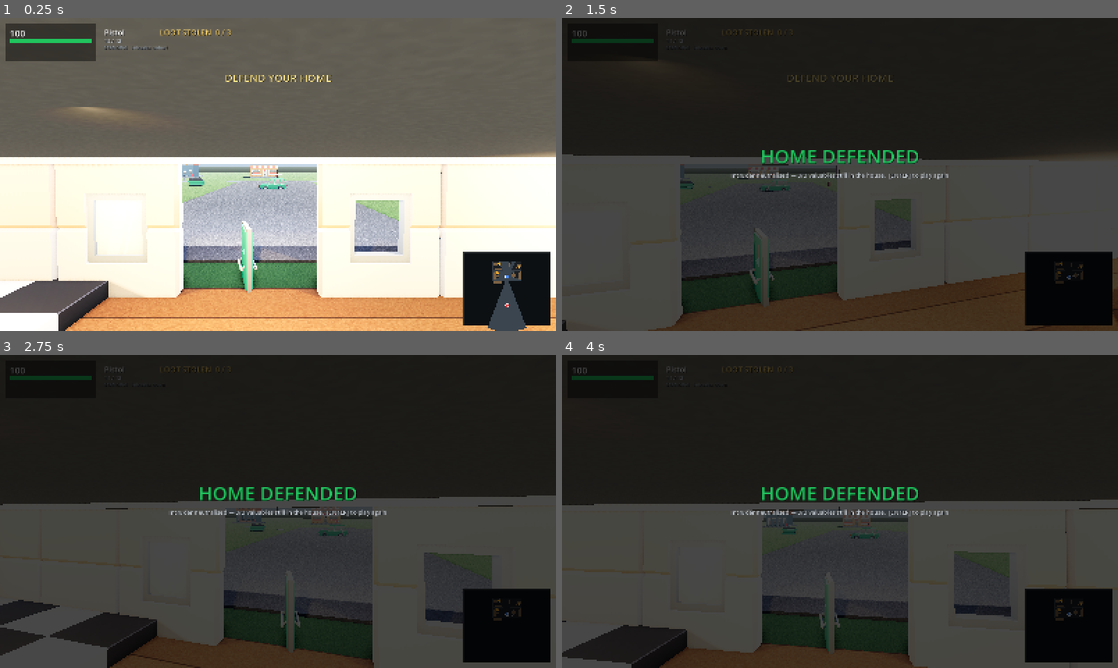
Above: before the commit, frames 1-4 (two rows, left to right).
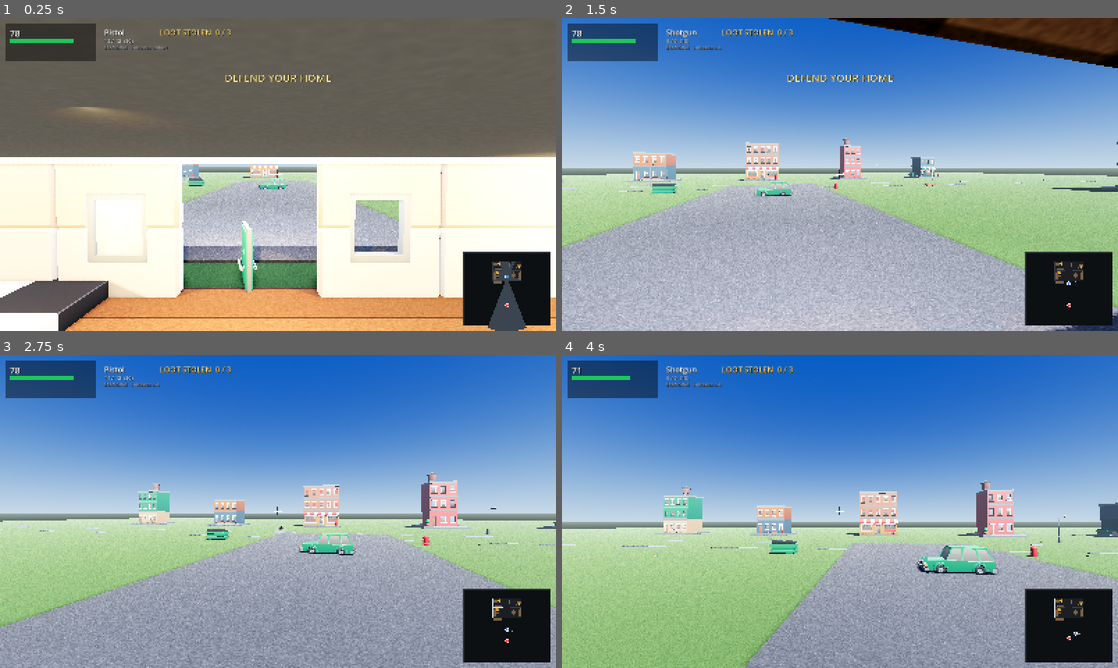
Above: after the commit, the same moments.

Repository: richardbrandel/home-invasion-godot
Game: Godot game, scene res://scenes/main.tscn
The game is run twice, just before and just after one commit, with the same random seed, the same clock (stepped at 60 frames per second) and the same inputs.
Inputs (mouse positions are in pixels of both pictures, inside the frame that each line leads up to):
- Up to frame 1 (0.25 s): no input
- Up to frame 2 (1.5 s): tap Enter at 0.5 s; move the mouse to (834, 180) at 0.52 s; hold W from 0.53 s (still down); tap 1 at 0.6 s; click (834, 180) at 0.67 s; tap 2 at 0.8, 1.35 s; move the mouse to (878, 177) at 1.27 s
- Up to frame 3 (2.75 s): keep holding W; tap R at 1.55, 2.1 s; move the mouse to (233, 508) at 2.02 s; tap 1 at 2.3 s
- Up to frame 4 (4 s): move the mouse to (845, 511) at 2.77 s; release W at 2.78 s; hold A 2.78-3.53 s; tap 1 at 2.85 s; click (845, 511) at 2.92 s; tap 2 at 3.05, 3.6 s; move the mouse to (817, 505) at 3.52 s; hold W from 3.53 s (still down); tap R at 3.8 s

The runs differ from the first frame. In frame 1, less than 0.1% of the frame differs, in the area x 1-24%, y 4-9%; in frame 2, 95%; in frame 3, 97%, in the area x 0-100%, y 0-100%; in frame 4, 97%.

Commit message:
Make ammunition a resource, and finish audit item 10
Four complaints from the audit's combat cluster, the last of them.

AMMUNITION. Reloads conjured a full magazine from nowhere, so ammunition was not a
resource and the correct play was never to think about it. You now own a reserve for the
round — 36 pistol, 18 shotgun — and a reload draws from it. AND EACH WEAPON KEEPS ITS OWN
MAGAZINE: switching used to hand you a full one, so however tight the reserve was, tapping
1 then 2 refilled you and the reserve was decorative.

The reload moved into sim.gd (`load_magazine` / `can_load_magazine`) so it can be tested
headlessly — the reserve is a gameplay rule and the game layer is not reachable from the
harness. Eight new tests, including that a partial reload takes only the shortfall, that the
last rounds still load, and that an empty reserve loads nothing.

NOT A BULLET SPONGE. 100 hp against 26 a pistol round, and that number predated hit
locations. At 78 he takes three torso hits, or one head shot, or a face full of shot. The
HUD reads him against THIEF_MAX_HP rather than a literal 100.

SHOTGUN PELLETS LOSE ENERGY. They did full damage at any range, so a shotgun was as lethal
across the room as at the door. Falloff now runs to 22% at 28 m.

HIS ACCURACY FLOOR IS GONE. A 55% hit rate at ANY range meant keeping your distance bought
you nothing. It now falls off at 3.5% per metre with a 5% floor, so distance is worth having.

TWO TRAPS, BOTH COSTING TIME. `static func reload()` does NOT shadow GDScript's built-in
`reload()` — the call resolves to the global one and fails with a type error that reads like
a bug in the caller. Renamed. And a runtime error inside a SceneTree script's `_init` leaves
the tree running FOREVER with no output, which looks exactly like a hang: `timeout` also does
not exist on macOS, so the first diagnosis was wrong twice over.

61 sim tests, 38 actor tests, heist 7/7, wallshot clean, hit zones clean.

Diff:
--- a/scripts/game.gd
+++ b/scripts/game.gd
@@ -668,20 +668,12 @@
 		elif event.keycode == KEY_ENTER and state != "play":
 			reset()
 		elif event.keycode == KEY_1 and state == "play":
-			player["weapon"] = "pistol"
-			player["mag"] = Sim.WEAPONS["pistol"]["mag"]
-			player["reloading"] = 0.0
-			if player_actor != null:
-				player_actor.set_weapon("pistol")
+			_switch_weapon("pistol")
 		elif event.keycode == KEY_2 and state == "play":
-			player["weapon"] = "shotgun"
-			player["mag"] = Sim.WEAPONS["shotgun"]["mag"]
-			player["reloading"] = 0.0
-			if player_actor != null:
-				player_actor.set_weapon("shotgun")
+			_switch_weapon("shotgun")
 		elif event.keycode == KEY_R and state == "play":
 			var spec: Dictionary = Sim.WEAPONS[player["weapon"]]
-			if player["reloading"] <= 0.0 and player["mag"] < spec["mag"]:
+			if player["reloading"] <= 0.0 and Sim.can_load_magazine(player):
 				player["reloading"] = spec["reload"]
 				# Actor.RELOAD was merged into every character from the beginning and
 				# referenced nowhere — a clip the project paid for and never played.
@@ -709,6 +701,19 @@
 	if Input.is_key_pressed(KEY_D) or Input.is_key_pressed(KEY_RIGHT):
 		v.x += 1.0
 	return v.normalized() if v.length() > 1.0 else v
+
+
+## Each weapon keeps its OWN magazine. Switching used to hand you a full one, so however
+## tight the reserve was, tapping 1 / 2 refilled you and ammunition was never a resource.
+func _switch_weapon(w: String) -> void:
+	if String(player["weapon"]) == w:
+		return
+	(player["mags"] as Dictionary)[String(player["weapon"])] = int(player["mag"])
+	player["weapon"] = w
+	player["mag"] = int((player["mags"] as Dictionary).get(w, 0))
+	player["reloading"] = 0.0
+	if player_actor != null:
+		player_actor.set_weapon(w)
 
 
 # ------------------------------------------------------------------- update
@@ -769,7 +774,8 @@
 		if player["reloading"] > 0.0:
 			player["reloading"] -= delta
 			if player["reloading"] <= 0.0:
-				player["mag"] = Sim.WEAPONS[player["weapon"]]["mag"]
+				# out of the reserve, not out of thin air
+				Sim.load_magazine(player)
 		player["cd"] -= delta
 		if fire_held and player["cd"] <= 0.0 and player["reloading"] <= 0.0 \
 		and player["mag"] > 0:
@@ -885,8 +891,10 @@
 					# continuing through to you
 					_add_tracer(shot_from, wall["position"])
 					_add_impact(wall["position"], wall["normal"], false, false)
-				elif randf() <= clampf(1.0 - shot_from.distance_to(shot_to) * 0.02,
-						0.55, 1.0):
+				# No floor. The old 0.55 meant he hit better than half the time at any
+				# range, so keeping your distance bought you nothing.
+				elif randf() <= clampf(1.0 - shot_from.distance_to(shot_to) * 0.035,
+						0.05, 1.0):
 					_add_tracer(shot_from, shot_to)
 					Sim.damage_player(player, Sim.THIEF_DAMAGE, events)
 				else:
@@ -1157,7 +1165,10 @@
 					mult = float(HIT_ZONES[zone]["mult"])
 					_last_zone = String(HIT_ZONES[zone]["name"])
 				_last_mult = mult
-				Sim.damage_thief(thief, float(spec["dmg"]) * mult, events)
+				# Shot loses energy with distance. Pellets were doing their full damage
+				# at any range, so a shotgun was as lethal across the room as at the door.
+				var falloff: float = clampf(1.0 - origin.distance_to(end) / 28.0, 0.22, 1.0)
+				Sim.damage_thief(thief, float(spec["dmg"]) * mult * falloff, events)
 			# A mark on whatever it struck. The hit point has always been computed and then
 			# used ONLY as the tracer's end, so emptying a shotgun into a wardrobe left no
 			# sign of it — the single biggest reason shooting felt like it was happening to
@@ -1166,7 +1177,7 @@
 				int(spec["pellets"]) > 1, hit_thief)
 		_add_tracer(muzzle, end)
 	_drain_events()
-	if player["mag"] <= 0:
+	if player["mag"] <= 0 and Sim.can_load_magazine(player):
 		player["reloading"] = spec["reload"]
 		if player_actor != null:
 			player_actor.play_for(Actor.RELOAD, float(spec["reload"]))
@@ -1530,7 +1541,8 @@
 		else (Color(0.96, 0.62, 0.04) if player["hp"] > 25.0 else Color(0.94, 0.27, 0.27))
 	_lbl_weapon.text = spec["name"]
 	_lbl_ammo.text = "reloading" if player["reloading"] > 0.0 \
-		else "%d / %d" % [int(player["mag"]), int(spec["mag"])]
+		else "%d / %d  (%d)" % [int(player["mag"]), int(spec["mag"]),
+			int((player["reserve"] as Dictionary).get(String(player["weapon"]), 0))]
 	var stance := "STANDING"
 	if player["crouching"]:
 		stance = "CROUCHING"
@@ -1542,8 +1554,8 @@
 	# "running" is fair — a man breaking off and bolting is not subtle.
 	var tstate := "down" if not thief["alive"] else (
 		"running" if String(thief["mode"]) == "flee" else (
-			"hurting" if thief["hp"] <= 40.0 else (
-				"hit" if thief["hp"] < 100.0 else "unhurt")))
+			"hurting" if thief["hp"] <= Sim.THIEF_MAX_HP * 0.4 else (
+				"hit" if thief["hp"] < Sim.THIEF_MAX_HP else "unhurt")))
 	if _shot_fire or _shot_walk or _shot_frames != -1:
 		# capture mode only: the raw numbers underneath the state, so AI and movement can be
 		# read straight out of a frame instead of guessed at
--- a/scripts/sim.gd
+++ b/scripts/sim.gd
@@ -129,6 +129,15 @@
 const THIEF_RADIUS := 0.42
 const THIEF_HEALTH := 100
 const THIEF_DAMAGE := 7
+## The intruder's health. 100 against 26 a pistol round made him a bullet sponge, which is
+## the audit's complaint, and it was measured BEFORE hit locations existed. At 78 he takes
+## three torso hits (26 each) or one head shot (x4.0) or a face full of shot, which is about
+## what a person takes. The HUD reads him against THIS rather than a literal 100.
+const THIEF_MAX_HP := 78.0
+## Reserve ammunition. Reloads used to conjure a full magazine from nowhere, so ammunition
+## was not a resource and the correct play was never to think about it. These are the total
+## rounds you own for the round, magazine included.
+const RESERVE := {"pistol": 36, "shotgun": 18}
 const THIEF_SIGHT := 26.0
 ## Roughly 200 degrees of awareness, and no reliable sense of what is directly behind
 ## him. Without this he spotted a player standing at his back and shot him instantly.
@@ -460,10 +469,34 @@
 static func create_player() -> Dictionary:
 	return {
 		"pos": Vector2(0, -10.6), "yaw": 0.0, "pitch": 0.24,
-		"hp": 100.0, "alive": true, "weapon": "pistol",
+		"hp": THIEF_MAX_HP, "alive": true, "weapon": "pistol",
 		"crouching": false, "sprinting": false, "vel": Vector2.ZERO,
-		"mag": 12, "cd": 0.0, "reloading": 0.0,
+		"mag": 12, "mags": {"pistol": 12, "shotgun": 6},
+		"reserve": RESERVE.duplicate(), "cd": 0.0, "reloading": 0.0,
 	}
+
+## Load the current weapon's magazine out of the reserve. Returns true if anything moved.
+##
+## In sim.gd rather than game.gd so it can be tested headlessly: the reserve is a gameplay
+## rule, and the game layer is not reachable from the test harness.
+static func load_magazine(player: Dictionary) -> bool:
+	var w := String(player["weapon"])
+	var want := int(WEAPONS[w]["mag"])
+	var have := int((player["reserve"] as Dictionary).get(w, 0))
+	if have <= 0 or int(player["mag"]) >= want:
+		return false
+	var take := mini(want - int(player["mag"]), have)
+	player["mag"] = int(player["mag"]) + take
+	(player["reserve"] as Dictionary)[w] = have - take
+	(player["mags"] as Dictionary)[w] = int(player["mag"])
+	return true
+
+
+static func can_load_magazine(player: Dictionary) -> bool:
+	var w := String(player["weapon"])
+	return int((player["reserve"] as Dictionary).get(w, 0)) > 0 \
+		and int(player["mag"]) < int(WEAPONS[w]["mag"])
+
 
 static func create_thief() -> Dictionary:
 	return {
--- a/test/test_sim.gd
+++ b/test/test_sim.gd
@@ -387,6 +387,49 @@
 	check("and coasts to a halt rather than stopping dead", halted > 0,
 		"halted after %d frames from %.2f m/s" % [halted, peak])
 
+	# ---- ammunition is a resource, not a conjuring trick
+	_banner("ammunition")
+	player = Sim.create_player()
+	check("he starts with a part-full magazine and a reserve",
+		int(player["mag"]) == 12 and int(player["reserve"]["pistol"]) == 36,
+		"mag %d, reserve %d" % [player["mag"], player["reserve"]["pistol"]])
+	# empty the magazine, then load it
+	player["mag"] = 0
+	var moved: bool = Sim.load_magazine(player)
+	check("a reload comes out of the reserve and nowhere else", moved,
+		"reload returned %s" % moved)
+	check("and the reserve is smaller by exactly what was loaded",
+		int(player["mag"]) == 12 and int(player["reserve"]["pistol"]) == 24,
+		"mag %d, reserve %d" % [player["mag"], player["reserve"]["pistol"]])
+	# a partial magazine only takes what it needs
+	player["mag"] = 9
+	Sim.load_magazine(player)
+	check("a partial reload takes only the shortfall",
+		int(player["mag"]) == 12 and int(player["reserve"]["pistol"]) == 21,
+		"mag %d, reserve %d" % [player["mag"], player["reserve"]["pistol"]])
+	# and when it is gone, it is gone
+	player["reserve"]["pistol"] = 2
+	player["mag"] = 0
+	Sim.load_magazine(player)
+	check("the last rounds in the reserve still load", int(player["mag"]) == 2,
+		"mag %d, reserve %d" % [player["mag"], player["reserve"]["pistol"]])
+	player["mag"] = 0
+	var empty_reload: bool = Sim.load_magazine(player)
+	check("but an empty reserve loads nothing at all",
+		not empty_reload and int(player["mag"]) == 0, "reload returned %s" % empty_reload)
+	check("and he is correctly told he cannot reload",
+		not Sim.can_load_magazine(player), "can_reload false")
+	# each weapon keeps its own magazine: switching must not conjure one
+	player = Sim.create_player()
+	player["mag"] = 3
+	(player["mags"] as Dictionary)["pistol"] = 3
+	player["weapon"] = "shotgun"
+	player["mag"] = int((player["mags"] as Dictionary)["shotgun"])
+	check("the two weapons do not share a magazine",
+		int(player["mag"]) == 6 and int(player["mags"]["pistol"]) == 3,
+		"shotgun mag %d, pistol mag remembered as %d"
+			% [player["mag"], player["mags"]["pistol"]])
+
 	# ---- thief stays in bounds
 	player = Sim.create_player()
 	thief = Sim.create_thief()
